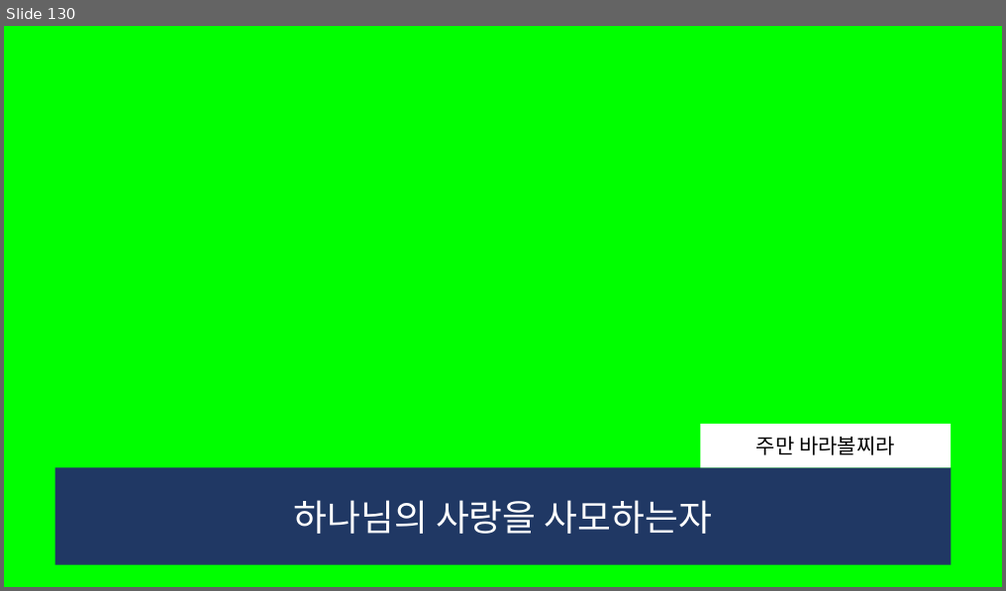
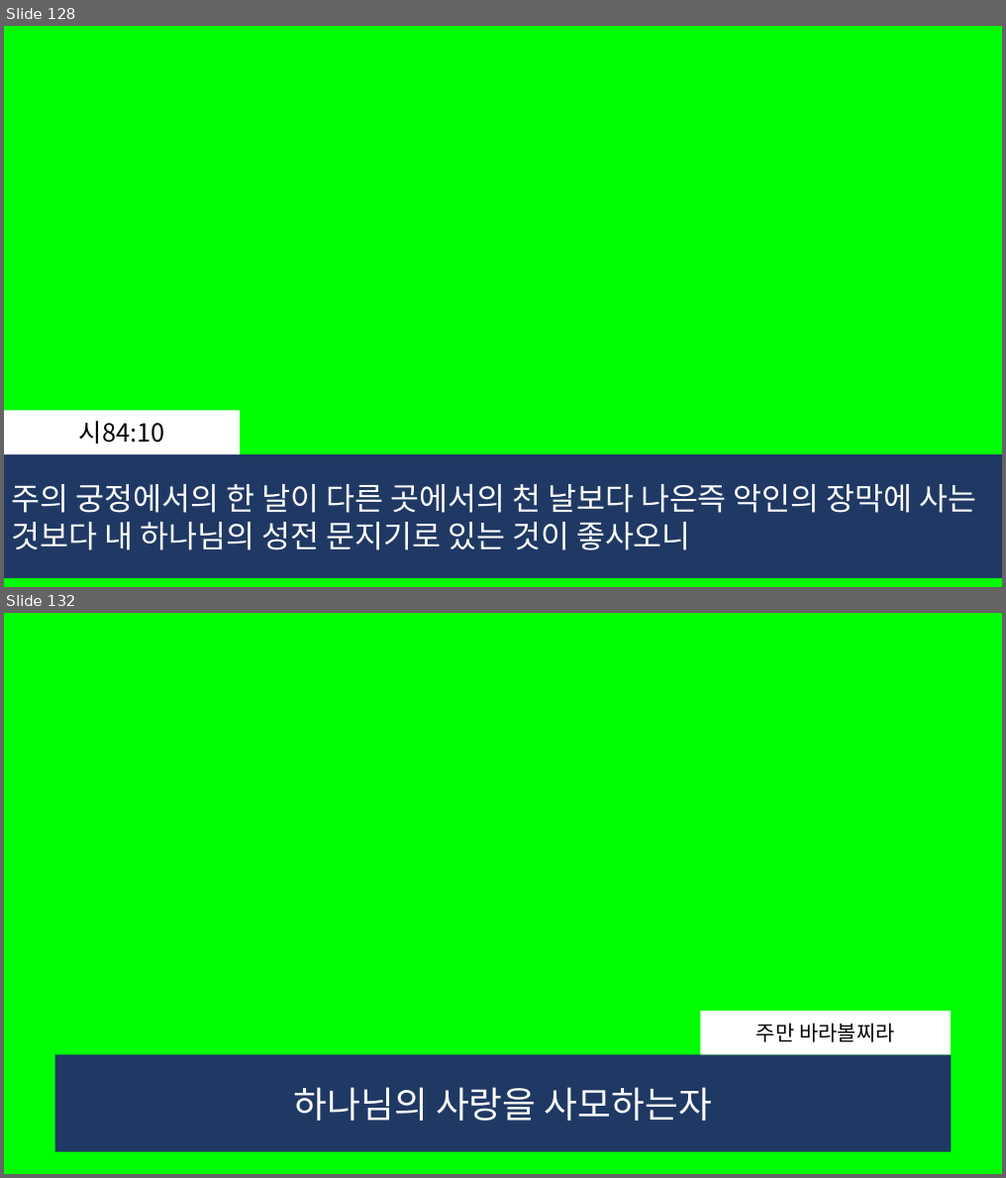
Before and after one commit to whizsavvy/evergreen_church, a slide deck: 2026-03-14_늘푸른교회_.pptx. Shown one above the other, each under a label of ours: slide 130 before the commit, slides 128 and 132 after it; the slides between them are not shown. The pictures are 1006x591 and 1006x1178 pixels, drawn with LibreOffice and Linux fonts; fonts in the diff are those of the drawing. Boxes give left, top, right and bottom in pixels: in the first picture for what was removed or moved away, otherwise in the second. Text is boxed around its words. In the diff, an @@ line names an element or a change of style, - is before the commit and + after.

```diff
--- a/2026-03-14_늘푸른교회_.pptx
+++ b/2026-03-14_늘푸른교회_.pptx
@@ slide 128 added at (4,26,1002,587), background #00FF00 @@
@@ rectangle added at (4,411,240,455), fill #FFFFFF, 24 pt, text #000000 @@
+시84:10
@@ rectangle added at (4,455,1002,578), fill #203864, 30 pt, text #FFFFFF @@
+주의 궁정에서의 한 날이 다른 곳에서의 천 날보다 나은즉 악인의 장막에 사는
+것보다 내 하나님의 성전 문지기로 있는 것이 좋사오니
@@ what was slide 130 is now slide 132 @@
```
Also in this commit, not shown: 14 slides changed, 8 other slides added, 7 slides removed.
